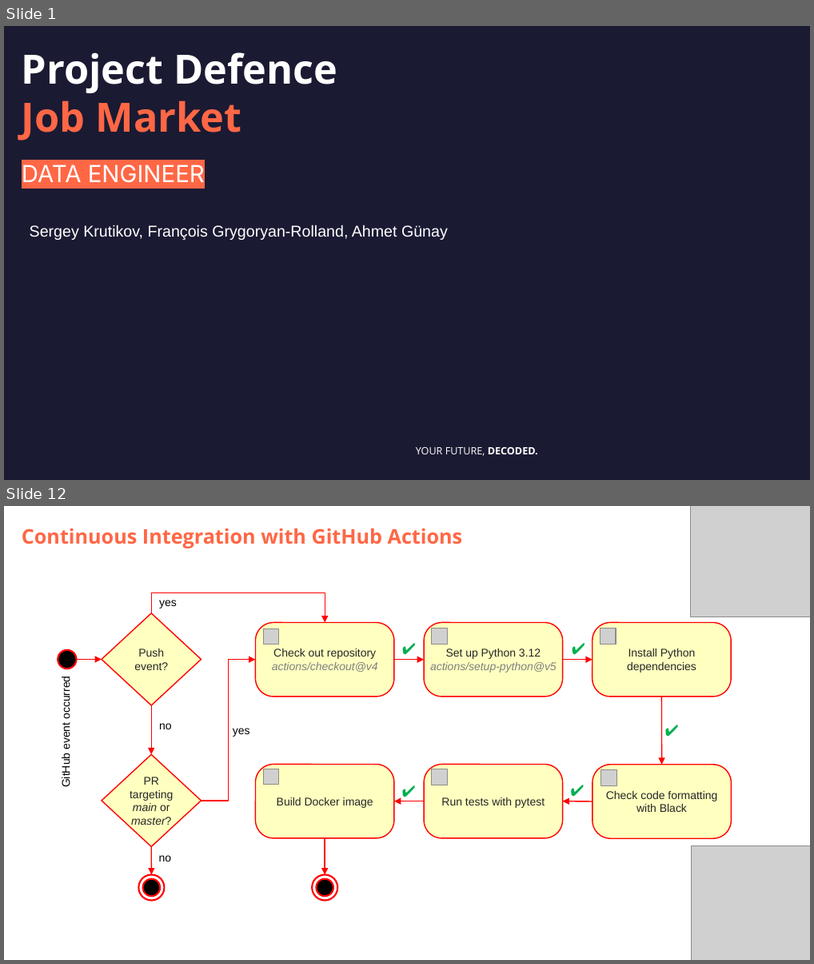
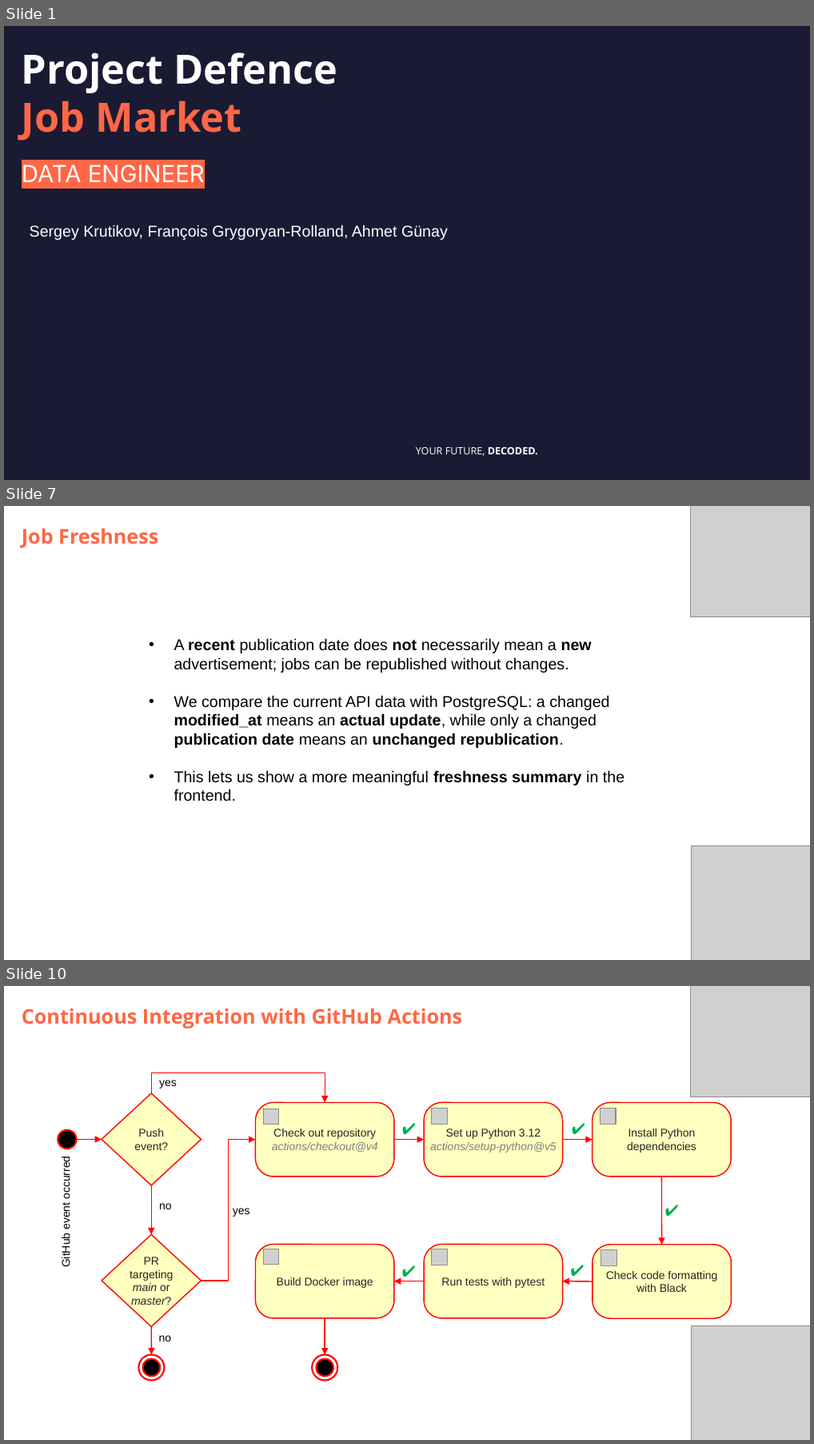
Before and after one commit to DataScientest-Studio/jun26bde-job-market, a slide deck: docs/defence/Defence.pptx. Shown one above the other, each under a label of ours: slides 1 and 12 before the commit, slides 1, 7 and 10 after it; the slides between them are not shown. The pictures are 814x964 and 814x1444 pixels, drawn with LibreOffice and Linux fonts; fonts in the diff are those of the drawing; grey boxes stand for pictures; background and template pictures are left out. Boxes give left, top, right and bottom in pixels: in the first picture for what was removed or moved away, otherwise in the second. Text is boxed around its words. In the diff, an @@ line names an element or a change of style, - is before the commit and + after.

```diff
--- a/docs/defence/Defence.pptx
+++ b/docs/defence/Defence.pptx
@@ slide 7 added at <box>4,506,810,960</box>, background #FFFFFF @@
@@ subtitle added at <box>22,528,158,548</box>, 18 pt, text #FF6745, bold @@
+Job Freshness
@@ picture added at <box>691,506,810,617</box> @@
@@ text added at <box>174,638,625,801</box>, 14 pt, text #000000 @@
+• A recent publication date does not necessarily mean a new advertisement; jobs can be republished without changes.
+• We compare the current API data with PostgreSQL: a changed modified_at means an actual update, while only a changed publication date means an unchanged republication.
+• This lets us show a more meaningful freshness summary in the frontend.
@@ picture added at <box>691,845,810,960</box> @@
@@ what was slide 12 is now slide 10 @@
```
Also in this commit, not shown: 9 slides changed, 4 other slides added, 4 slides removed, 2 other files.
